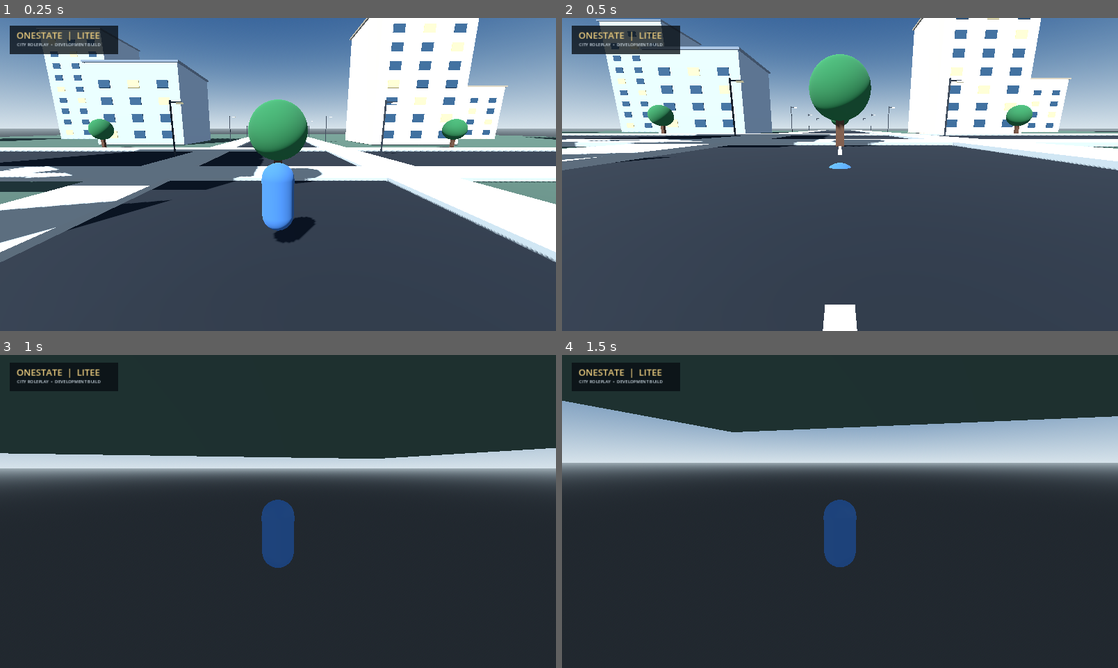
Above: before the commit, frames 1-4 (two rows, left to right).
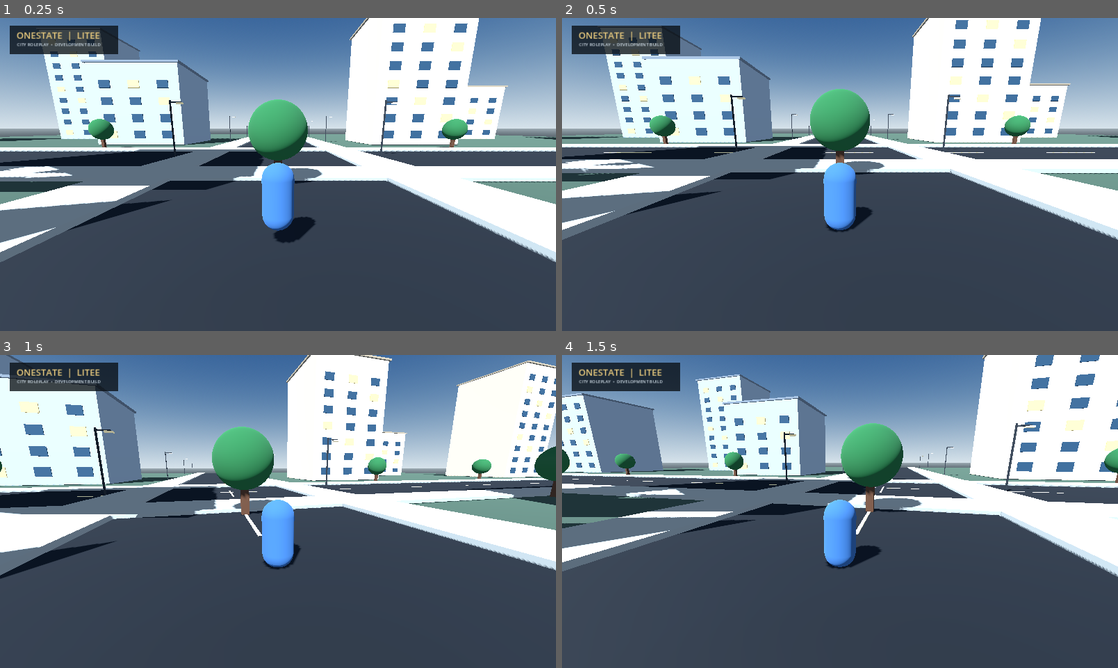
Above: after the commit, the same moments.

Repository: walid8769/Onestate-litee
Game: Godot game, scene res://scenes/main.tscn
Two runs of this game, one before a commit and one after it. Both use one fixed random seed, a clock stepped at 60 frames per second and the inputs below.
Inputs (mouse positions are in pixels of both pictures, inside the frame that each line leads up to):
- Up to frame 1 (0.25 s): no input
- Up to frame 2 (0.5 s): no input
- Up to frame 3 (1 s): move the mouse to (305, 511) at 0.52 s; click (305, 511) at 0.67 s
- Up to frame 4 (1.5 s): move the mouse to (812, 511) at 1.27 s; click (812, 511) at 1.42 s

Frame 1 is identical in both runs. In frame 2, 28% of the frame differs, in the area x 0-100%, y 0-100%; in frame 3, 97%; in frame 4, 93%.

Commit message:
Add physical collision to terrain and city buildings

Diff:
--- a/godot/scripts/main.gd
+++ b/godot/scripts/main.gd
@@ -39,6 +39,7 @@
 
 func _build_city() -> void:
 	_make_visual_box("Ground", Vector3(0, -0.3, 0), Vector3(220, 0.5, 220), Color(0.19, 0.25, 0.21))
+	_make_static_box("GroundCollision", Vector3(0, -0.3, 0), Vector3(220, 0.5, 220))
 	_make_visual_box("MainRoad", Vector3(0, 0.01, 0), Vector3(13, 0.08, 210), Color(0.075, 0.085, 0.095))
 	_make_visual_box("CrossRoad", Vector3(0, 0.02, 0), Vector3(210, 0.08, 13), Color(0.075, 0.085, 0.095))
 
@@ -70,6 +71,7 @@
 
 func _make_building(label: String, at: Vector3, dimensions: Vector3, color: Color, variant: int) -> void:
 	_make_visual_box(label, at + Vector3(0, dimensions.y * 0.5, 0), dimensions, color)
+	_make_static_box(label + "_Collision", at + Vector3(0, dimensions.y * 0.5, 0), dimensions)
 	_make_visual_box(label + "_Roof", at + Vector3(0, dimensions.y + 0.18, 0), Vector3(dimensions.x + 0.7, 0.36, dimensions.z + 0.7), color.darkened(0.28))
 	var floors := int(dimensions.y / 3.2)
 	for floor_index in range(floors):
@@ -134,3 +136,14 @@
 	subtitle.add_theme_font_size_override("font_size", 10)
 	subtitle.add_theme_color_override("font_color", Color(0.82, 0.87, 0.91))
 	layer.add_child(subtitle)
+
+func _make_static_box(label: String, at: Vector3, dimensions: Vector3) -> void:
+	var body := StaticBody3D.new()
+	body.name = label
+	body.position = at
+	var collision := CollisionShape3D.new()
+	var shape := BoxShape3D.new()
+	shape.size = dimensions
+	collision.shape = shape
+	body.add_child(collision)
+	add_child(body)
